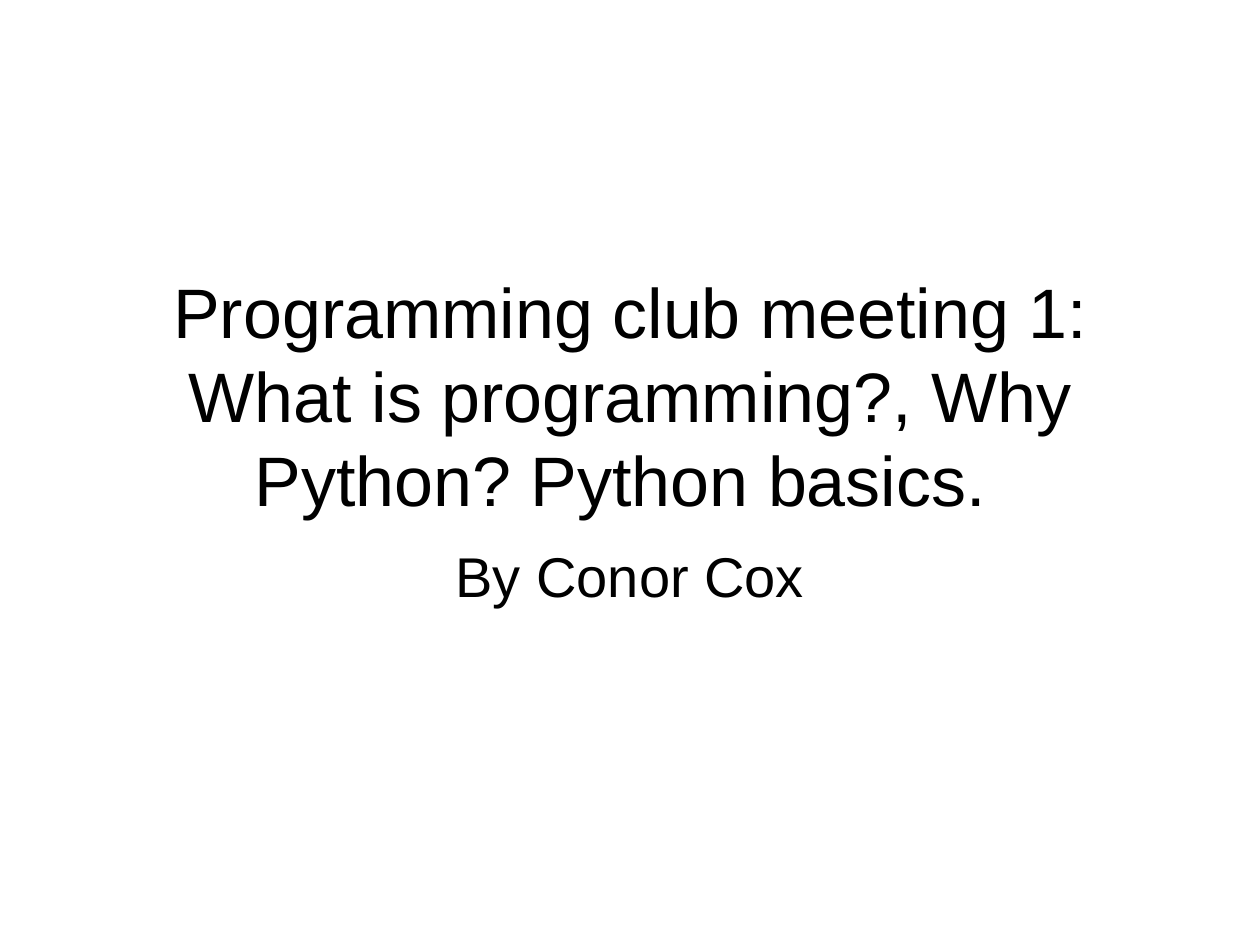
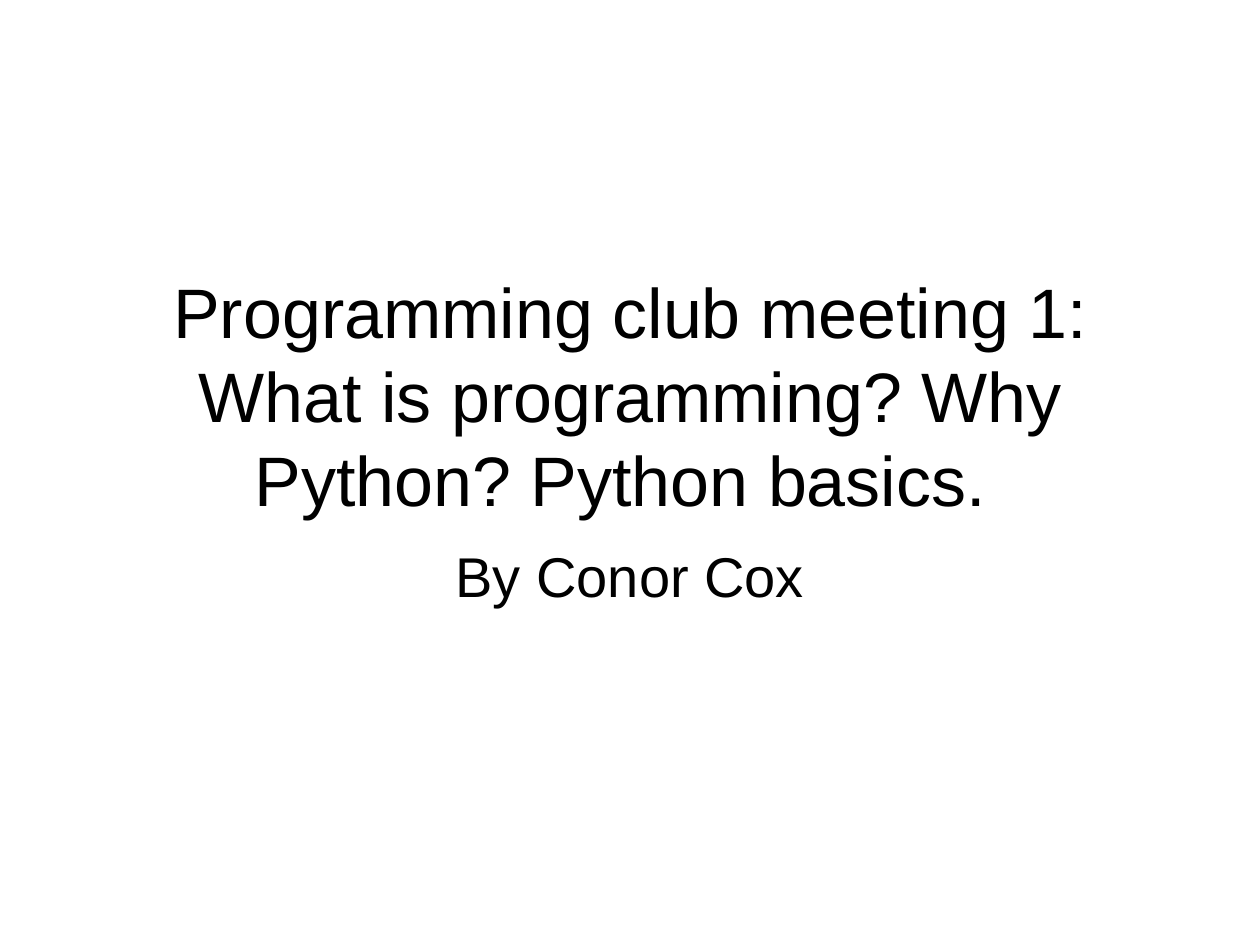
Before and after one commit to cdcox/PythonClassScripts, a slide deck: slide 1 of LectureForMeeting1.ppt. Drawn at 1260x945 pixels with LibreOffice and Linux fonts; fonts in the diff are those of the drawing. Boxes give left, top, right and bottom in pixels: in the first picture for what was removed or moved away, otherwise in the second. Text is boxed around its words. In the diff, an @@ line names an element or a change of style, - is before the commit and + after.

Commit message:
small edits

```diff
--- a/LectureForMeeting1.ppt
+++ b/LectureForMeeting1.ppt
@@ title at [173, 287, 1086, 519]: text changed @@
-Programming club meeting 1: What is programming?, Why Python? Python basics.
+Programming club meeting 1: What is programming? Why Python? Python basics.
```
